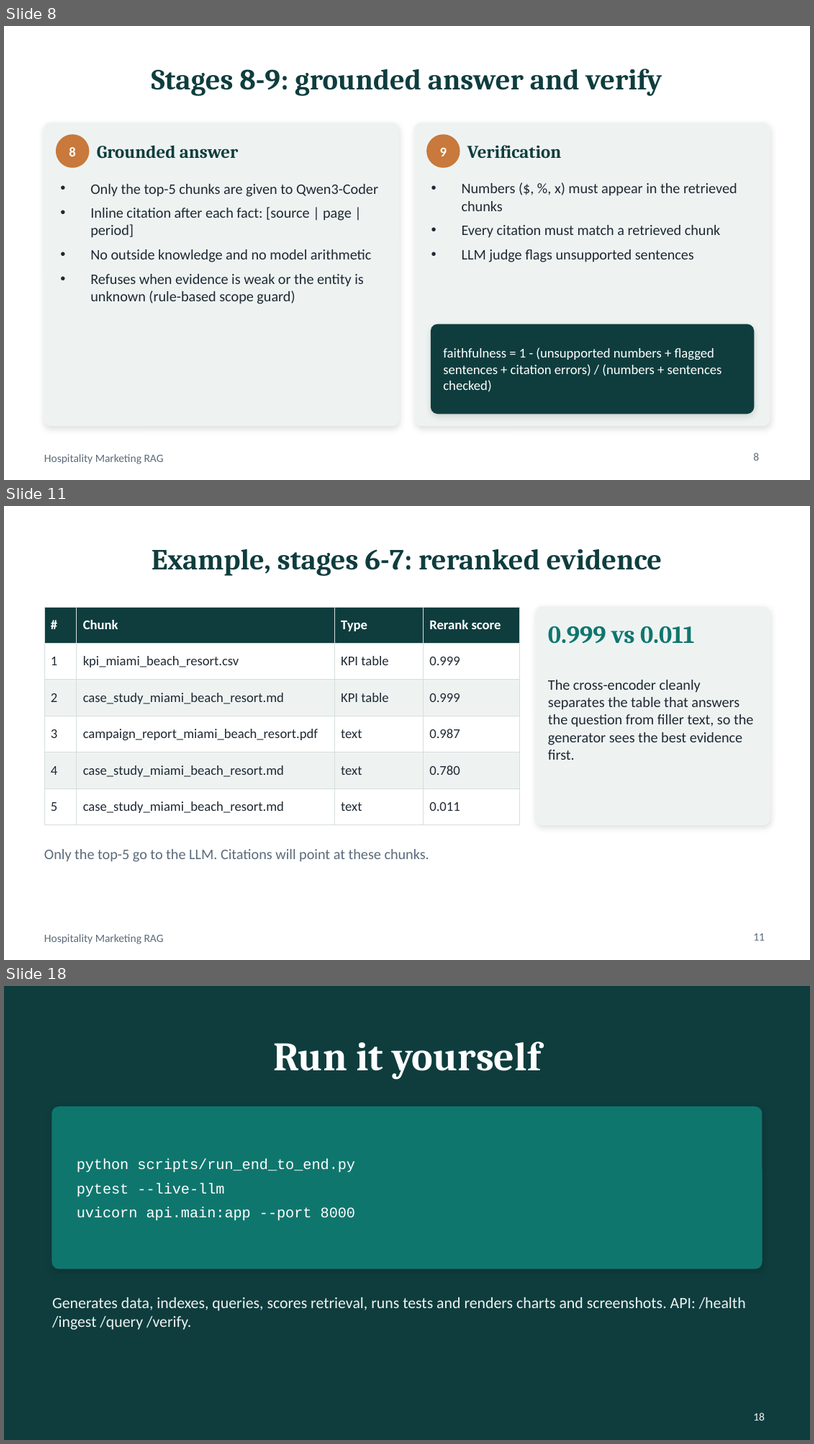
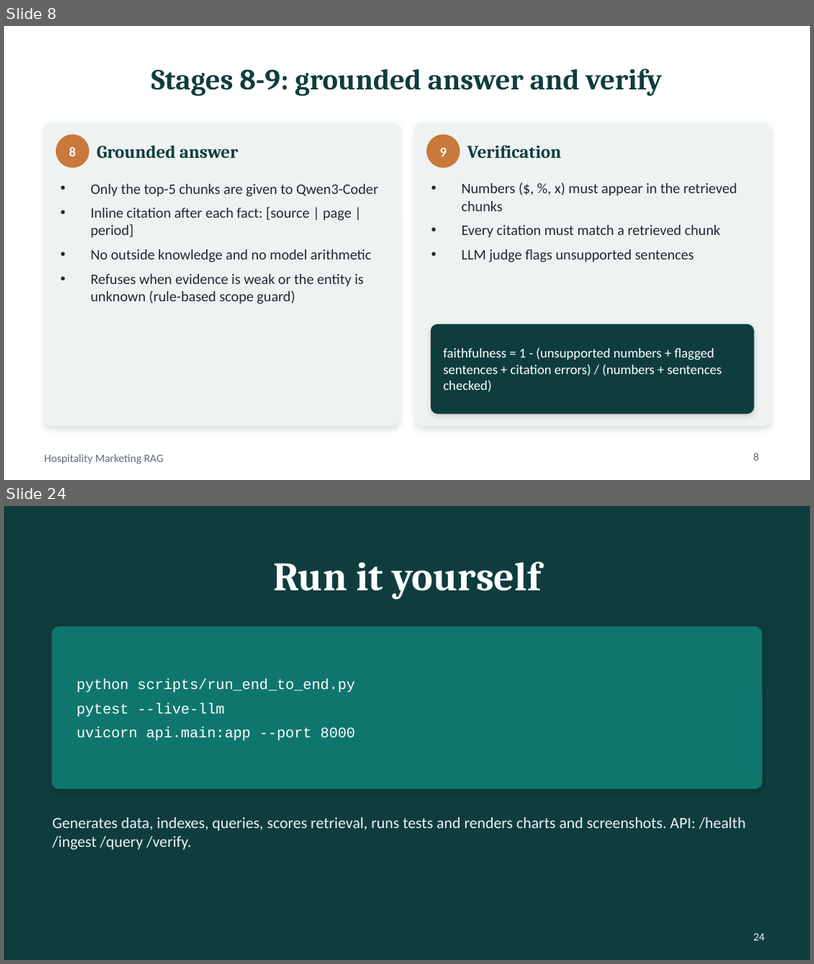
Before and after one commit to ramakrishnakandipati/RAG_Agent, a slide deck: hosiptality_marketing_rag/presentation/Hospitality_RAG_Presentation.pptx. Shown one above the other, each under a label of ours: slides 8, 11 and 18 before the commit, slides 8 and 24 after it; the slides between them are not shown. The pictures are 814x1444 and 814x964 pixels, drawn with LibreOffice and Linux fonts; fonts in the diff are those of the drawing. Boxes give left, top, right and bottom in pixels: in the first picture for what was removed or moved away, otherwise in the second. Text is boxed around its words. In the diff, an @@ line names an element or a change of style, - is before the commit and + after.

```diff
--- a/hosiptality_marketing_rag/presentation/Hospitality_RAG_Presentation.pptx
+++ b/hosiptality_marketing_rag/presentation/Hospitality_RAG_Presentation.pptx
@@ slide 11 removed at [4,506,810,960], background #FFFFFF; not listed: 1 template element that a slide beside it also shows @@
@@ title removed at [152,549,662,576] @@
-Example, stages 6-7: reranked evidence
@@ table removed at [44,607,520,816], 6 rows, 4 columns @@
-# | Chunk | Type | Rerank score
-1 | kpi_miami_beach_resort.csv | KPI table | 0.999
-2 | case_study_miami_beach_resort.md | KPI table | 0.999
-3 | campaign_report_miami_beach_resort.pdf | text | 0.987
-4 | case_study_miami_beach_resort.md | text | 0.780
-5 | case_study_miami_beach_resort.md | text | 0.011
@@ rounded rectangle removed at [536,607,770,824] @@
@@ text removed at [548,626,695,644] @@
-0.999 vs 0.011
@@ text removed at [548,680,754,759] @@
-The cross-encoder cleanly separates the table that answers the question from filler text, so the generator sees the best evidence first.
@@ text removed at [44,849,430,862] @@
-Only the top-5 go to the LLM. Citations will point at these chunks.
@@ page number removed at [754,933,765,940] @@
-11
@@ what was slide 18 is now slide 24 @@
@@ page number at [754,933,765,940]: text changed @@
-18
+24
```
Also in this commit, not shown: 4 slides changed, 11 slides added, 4 other slides removed, 11 other files.
